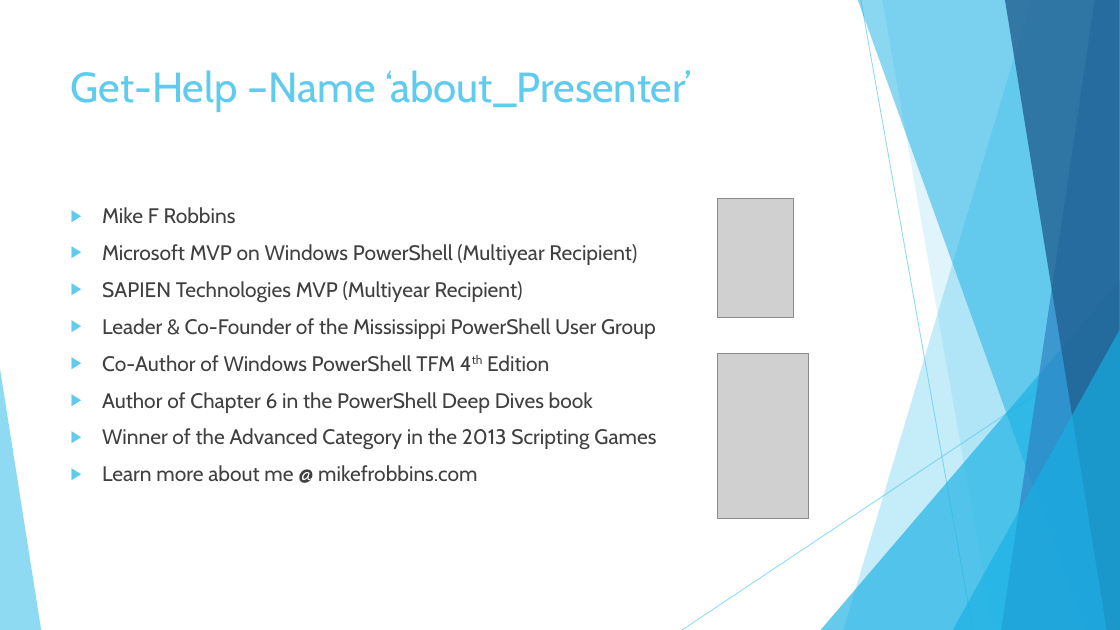
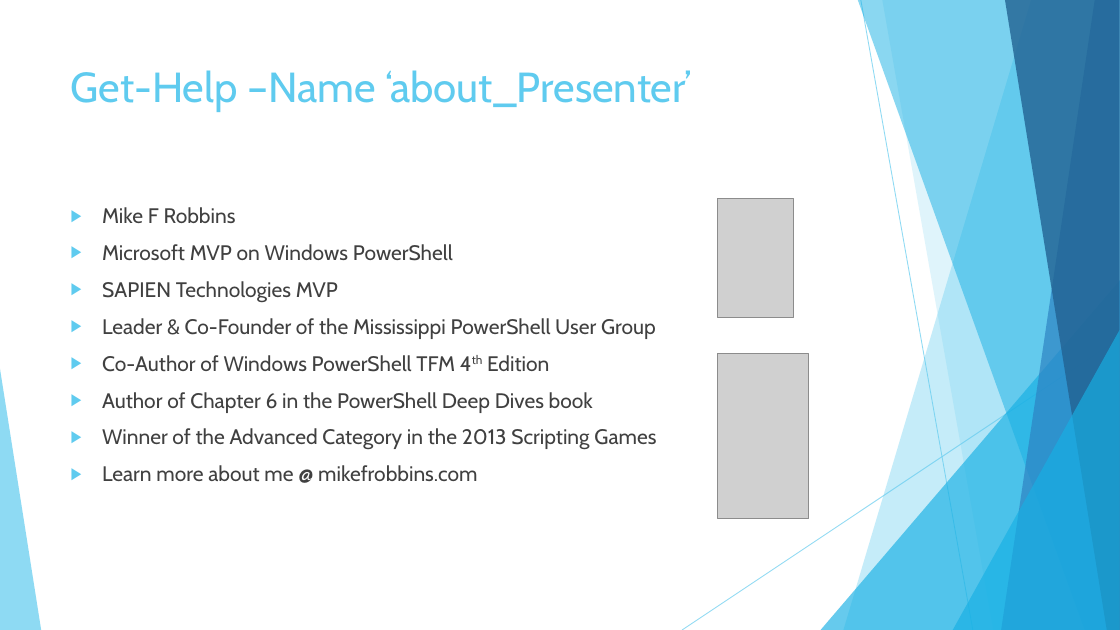
Before and after one commit to Sreekanth-1729/Powershell, a slide deck: slide 2 of PowerShell and DevOps Global Summit 2016/Unconventional SQL Server Tools in PowerShell/Unconventional SQL Server Tools in PowerShell.pptx. Drawn at 1120x630 pixels with LibreOffice and Linux fonts; fonts in the diff are those of the drawing; grey boxes stand for pictures. Boxes give left, top, right and bottom in pixels: in the first picture for what was removed or moved away, otherwise in the second. Text is boxed around its words. In the diff, an @@ line names an element or a change of style, - is before the commit and + after.

```diff
--- a/PowerShell and DevOps Global Summit 2016/Unconventional SQL Server Tools in PowerShell/Unconventional SQL Server Tools in PowerShell.pptx
+++ b/PowerShell and DevOps Global Summit 2016/Unconventional SQL Server Tools in PowerShell/Unconventional SQL Server Tools in PowerShell.pptx
@@ text at [102,244,453,302]: text changed @@
-▶ Microsoft MVP on Windows PowerShell (Multiyear Recipient)
-▶ SAPIEN Technologies MVP (Multiyear Recipient)
+▶ Microsoft MVP on Windows PowerShell
+▶ SAPIEN Technologies MVP
```
Also in this commit, not shown: 5 other slides changed, 1 slide added, 1 other file.
